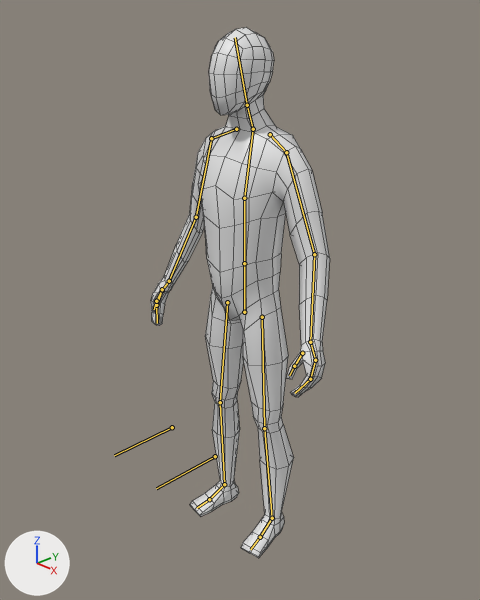
The Blender file BasicModel.blend: old version first, new version second.
Camera for both pictures: a 50 mm camera at (1.17, -1.116, 1.404) aimed at (-0.009, -0.008, 0.721). Every picture has the same lights, and +X, +Y and +Z are marked at lower left. The bones that bend it are drawn over the model as lines. Mesh edges are drawn as thin lines.

In view in the first picture: 'Body'.
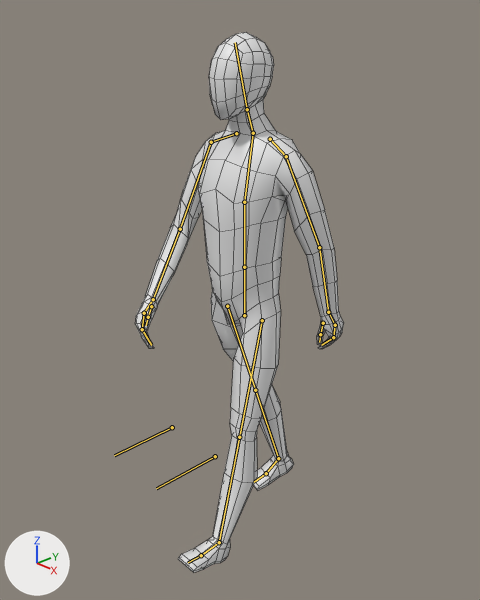
The newer file adds an action. The first version stands in its rest pose; the second is drawn at frame 1 of the action 'Walk'.

Edits to the scene script, one JSON object a line:
```json
{"block": "bone_hips", "where": "bone_hips = bpy.data.objects['Armature'].pose.bones['Hips']"}
{"op": "set", "path": "bone_hips.location", "old": "(0.0, 0.0, 0.0)", "new": "(0.0, -0.01, 0.0)"}
{"block": "bone_shoulder_l", "where": "bone_shoulder_l = bpy.data.objects['Armature'].pose.bones['Shoulder.L']  # child of 'Chest'"}
{"op": "set", "path": "bone_shoulder_l.rotation_quaternion", "old": "(1.0, 0.0, 0.0, 0.0)", "new": "(1.0, 0.009, -0.021, 0.005)", "note": "degrees (0, 0, 0) -> degrees (1, -2, 1)"}
{"block": "bone_upperarm_l", "where": "bone_upperarm_l = bpy.data.objects['Armature'].pose.bones['UpperArm.L']  # child of 'Shoulder.L'"}
{"op": "set", "path": "bone_upperarm_l.rotation_quaternion", "old": "(1.0, 0.0, 0.0, 0.0)", "new": "(0.983, -0.155, 0.052, -0.082)", "note": "degrees (0, 0, 0) -> degrees (-18, 4, -10)"}
{"block": "bone_lowerarm_l", "where": "bone_lowerarm_l = bpy.data.objects['Armature'].pose.bones['LowerArm.L']  # child of 'UpperArm.L'"}
{"op": "set", "path": "bone_lowerarm_l.rotation_quaternion", "old": "(1.0, 0.0, 0.0, 0.0)", "new": "(0.982, -0.171, -0.016, -0.076)", "note": "degrees (0, 0, 0) -> degrees (-20, -3, -8)"}
{"block": "bone_thumb01_l", "where": "bone_thumb01_l = bpy.data.objects['Armature'].pose.bones['Thumb01.L']  # child of 'Hand.L'"}
{"op": "set", "path": "bone_thumb01_l.rotation_quaternion", "old": "(1.0, 0.0, 0.0, 0.0)", "new": "(0.991, 0.0, 0.09, 0.103)", "note": "degrees (0, 0, 0) -> degrees (1, 10, 12)"}
{"block": "bone_shoulder_r", "where": "bone_shoulder_r = bpy.data.objects['Armature'].pose.bones['Shoulder.R']  # child of 'Chest'"}
{"op": "set", "path": "bone_shoulder_r.rotation_quaternion", "old": "(1.0, 0.0, 0.0, 0.0)", "new": "(1.0, 0.009, 0.021, -0.005)", "note": "degrees (0, 0, 0) -> degrees (1, 2, -1)"}
{"block": "bone_upperarm_r", "where": "bone_upperarm_r = bpy.data.objects['Armature'].pose.bones['UpperArm.R']  # child of 'Shoulder.R'"}
{"op": "set", "path": "bone_upperarm_r.rotation_quaternion", "old": "(1.0, 0.0, 0.0, 0.0)", "new": "(0.986, 0.146, 0.04, 0.074)", "note": "degrees (0, 0, 0) -> degrees (17, 3, 9)"}
{"block": "bone_lowerarm_r", "where": "bone_lowerarm_r = bpy.data.objects['Armature'].pose.bones['LowerArm.R']  # child of 'UpperArm.R'"}
{"op": "set", "path": "bone_lowerarm_r.rotation_quaternion", "old": "(1.0, 0.0, 0.0, 0.0)", "new": "(0.95, 0.064, -0.264, 0.152)", "note": "degrees (0, 0, 0) -> degrees (3, -31, 17)"}
{"block": "bone_hand_r", "where": "bone_hand_r = bpy.data.objects['Armature'].pose.bones['Hand.R']  # child of 'LowerArm.R'"}
{"op": "set", "path": "bone_hand_r.rotation_quaternion", "old": "(1.0, 0.0, 0.0, 0.0)", "new": "(0.998, 0.034, 0.025, 0.049)", "note": "degrees (0, 0, 0) -> degrees (4, 3, 6)"}
{"block": "bone_thumb01_r", "where": "bone_thumb01_r = bpy.data.objects['Armature'].pose.bones['Thumb01.R']  # child of 'Hand.R'"}
{"op": "set", "path": "bone_thumb01_r.rotation_quaternion", "old": "(1.0, 0.0, 0.0, 0.0)", "new": "(0.991, 0.0, -0.09, -0.103)", "note": "degrees (0, 0, 0) -> degrees (1, -10, -12)"}
{"block": "bone_toes_r", "where": "bone_toes_r = bpy.data.objects['Armature'].pose.bones['Toes.R']  # child of 'Foot.R'"}
{"op": "set", "path": "bone_toes_r.rotation_quaternion", "old": "(1.0, 0.0, 0.0, 0.0)", "new": "(0.998, 0.058, 0.016, -0.033)", "note": "degrees (0, 0, 0) -> degrees (7, 2, -4)"}
{"block": "bone_legik_l", "where": "bone_legik_l = bpy.data.objects['Armature'].pose.bones['LegIK.L']"}
{"op": "set", "path": "bone_legik_l.location", "old": "(0.0, 0.0, 0.0)", "new": "(0.023, -0.189, -0.005)"}
{"op": "set", "path": "bone_legik_l.rotation_quaternion", "old": "(1.0, 0.0, 0.0, 0.0)", "new": "(0.975, 0.221, 0.0, -0.011)", "note": "degrees (0, 0, 0) -> degrees (26, 0, -1)"}
{"block": "bone_legik_r", "where": "bone_legik_r = bpy.data.objects['Armature'].pose.bones['LegIK.R']"}
{"op": "set", "path": "bone_legik_r.location", "old": "(0.0, 0.0, 0.0)", "new": "(-0.044, 0.199, -0.022)"}
{"op": "set", "path": "bone_legik_r.rotation_quaternion", "old": "(1.0, 0.0, 0.0, 0.0)", "new": "(0.993, -0.12, 0.0, -0.006)", "note": "degrees (0, 0, 0) -> degrees (-14, 0, -1)"}
```

What differs and where, as boxes [x1, y1, x2, y2] in the pictures (480 x 600 px):
```json
{"object": "Body", "change": "posed", "before": [151, 27, 330, 558], "after": [136, 32, 344, 573], "on screen": "16% wider"}
{"bone": "Hips", "before": "(244, 312) to (244, 263)", "after": "(244, 315) to (244, 267)"}
{"bone": "Shoulder.L", "before": "(270, 134) to (286, 152)", "after": "(270, 139) to (286, 156)"}
{"bone": "UpperArm.L", "before": "(286, 152) to (314, 254)", "after": "(286, 156) to (319, 247)"}
{"bone": "LowerArm.L", "before": "(314, 254) to (310, 342)", "after": "(319, 247) to (328, 312)"}
{"bone": "Thumb01.L", "before": "(302, 353) to (294, 366)", "after": "(323, 323) to (320, 334)"}
{"bone": "Shoulder.R", "before": "(236, 129) to (211, 138)", "after": "(236, 133) to (211, 142)"}
{"bone": "UpperArm.R", "before": "(211, 138) to (196, 217)", "after": "(211, 142) to (180, 229)"}
{"bone": "LowerArm.R", "before": "(196, 217) to (169, 281)", "after": "(180, 229) to (153, 299)"}
{"bone": "Hand.R", "before": "(169, 281) to (162, 290)", "after": "(153, 299) to (144, 313)"}
{"bone": "Thumb01.R", "before": "(162, 289) to (156, 301)", "after": "(151, 306) to (148, 317)"}
{"bone": "Toes.R", "before": "(209, 499) to (197, 508)", "after": "(266, 473) to (254, 482)"}
```
